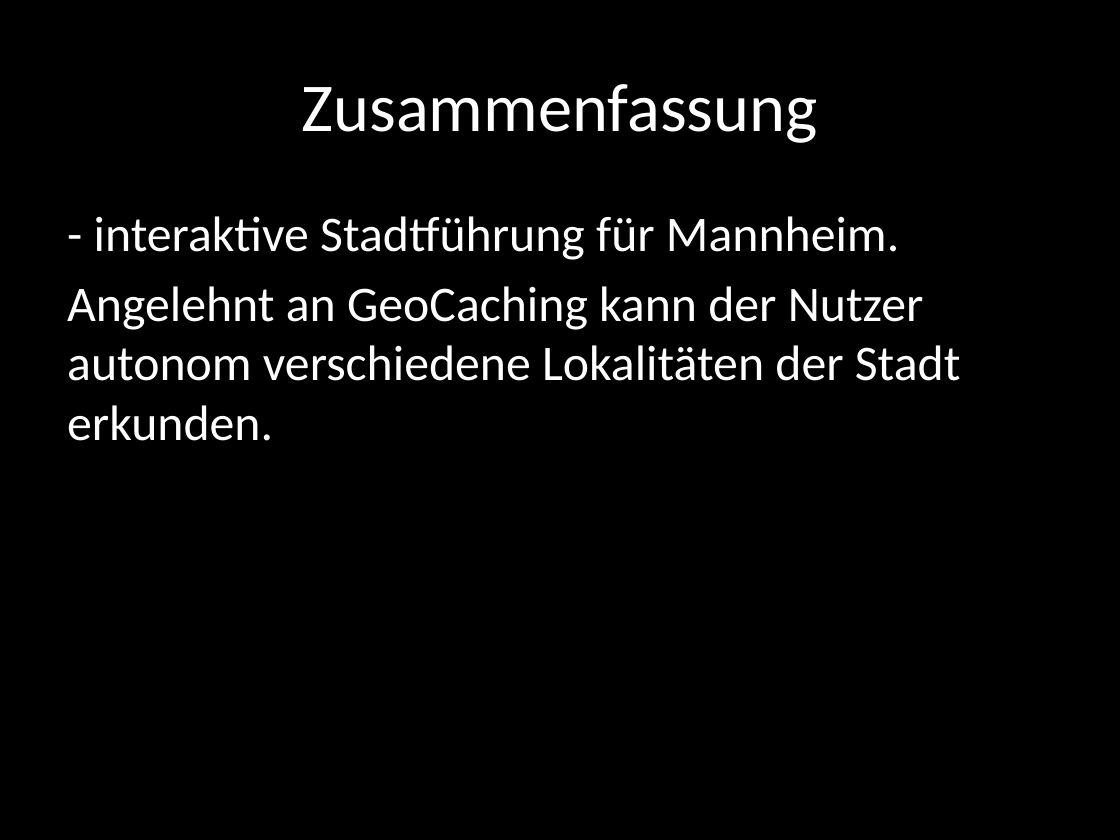
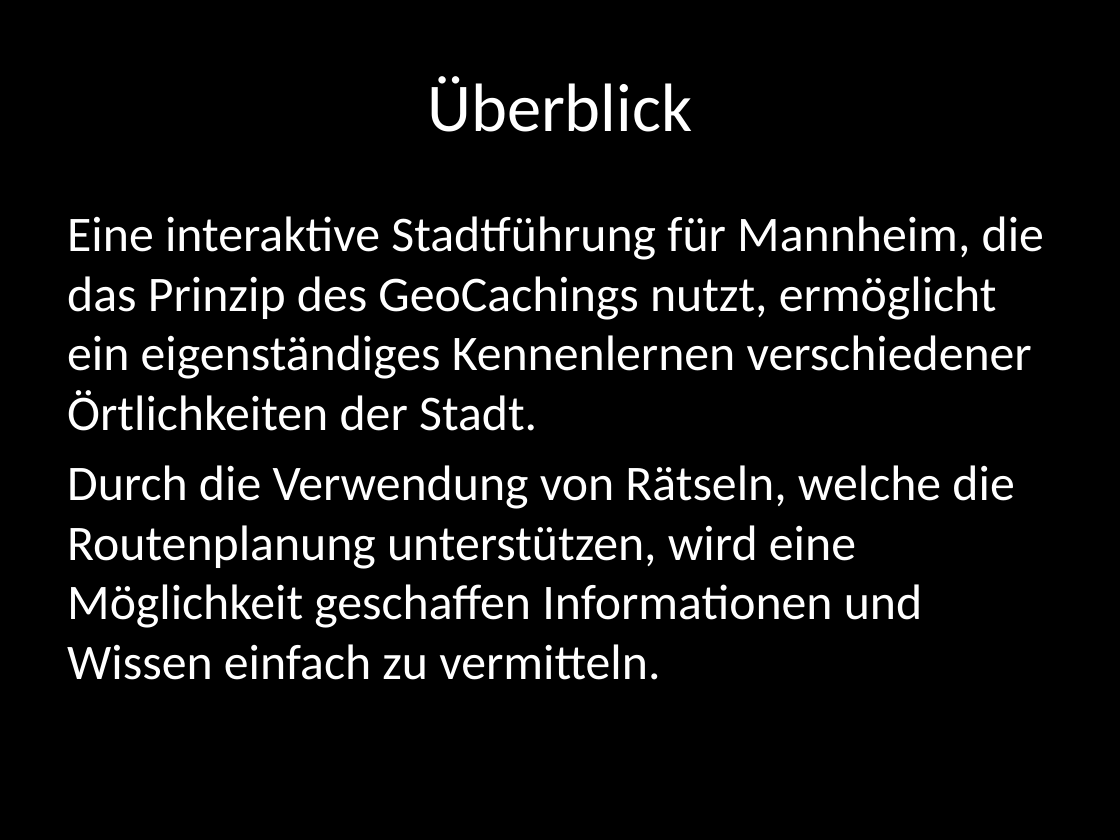
Before and after one commit to grossstadtjungle2/orga, a slide deck: slide 2 of Projektauftrag.pptx. Drawn at 1120x840 pixels with LibreOffice and Linux fonts; fonts in the diff are those of the drawing. Boxes give left, top, right and bottom in pixels: in the first picture for what was removed or moved away, otherwise in the second. Text is boxed around its words. In the diff, an @@ line names an element or a change of style, - is before the commit and + after.

```diff
--- a/Projektauftrag.pptx
+++ b/Projektauftrag.pptx
@@ title at (427, 76, 692, 132): text changed @@
-Zusammenfassung
+Überblick
@@ text at (67, 216, 1044, 680): text changed @@
-- interaktive Stadtführung für Mannheim.
-Angelehnt an GeoCaching kann der Nutzer autonom verschiedene Lokalitäten der Stadt erkunden.
+Eine interaktive Stadtführung für Mannheim, die das Prinzip des GeoCachings nutzt, ermöglicht ein eigenständiges Kennenlernen verschiedener Örtlichkeiten der Stadt.
+Durch die Verwendung von Rätseln, welche die Routenplanung unterstützen, wird eine Möglichkeit geschaffen Informationen und Wissen einfach zu vermitteln.
```
Also in this commit, not shown: 4 other slides changed.
